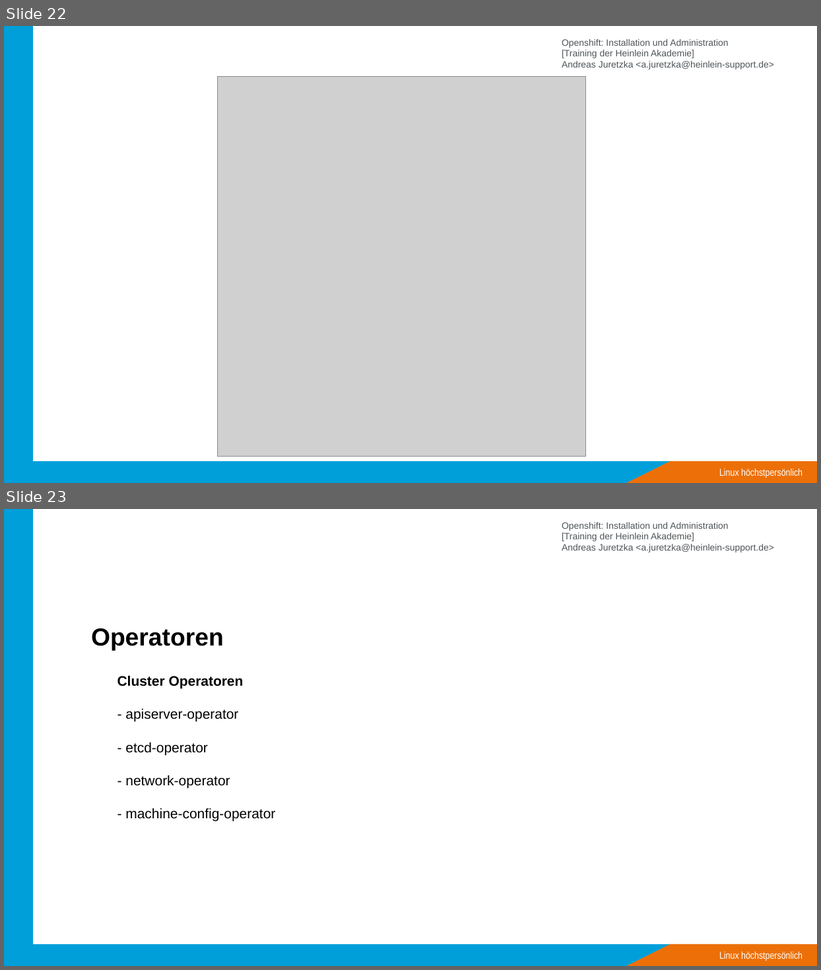
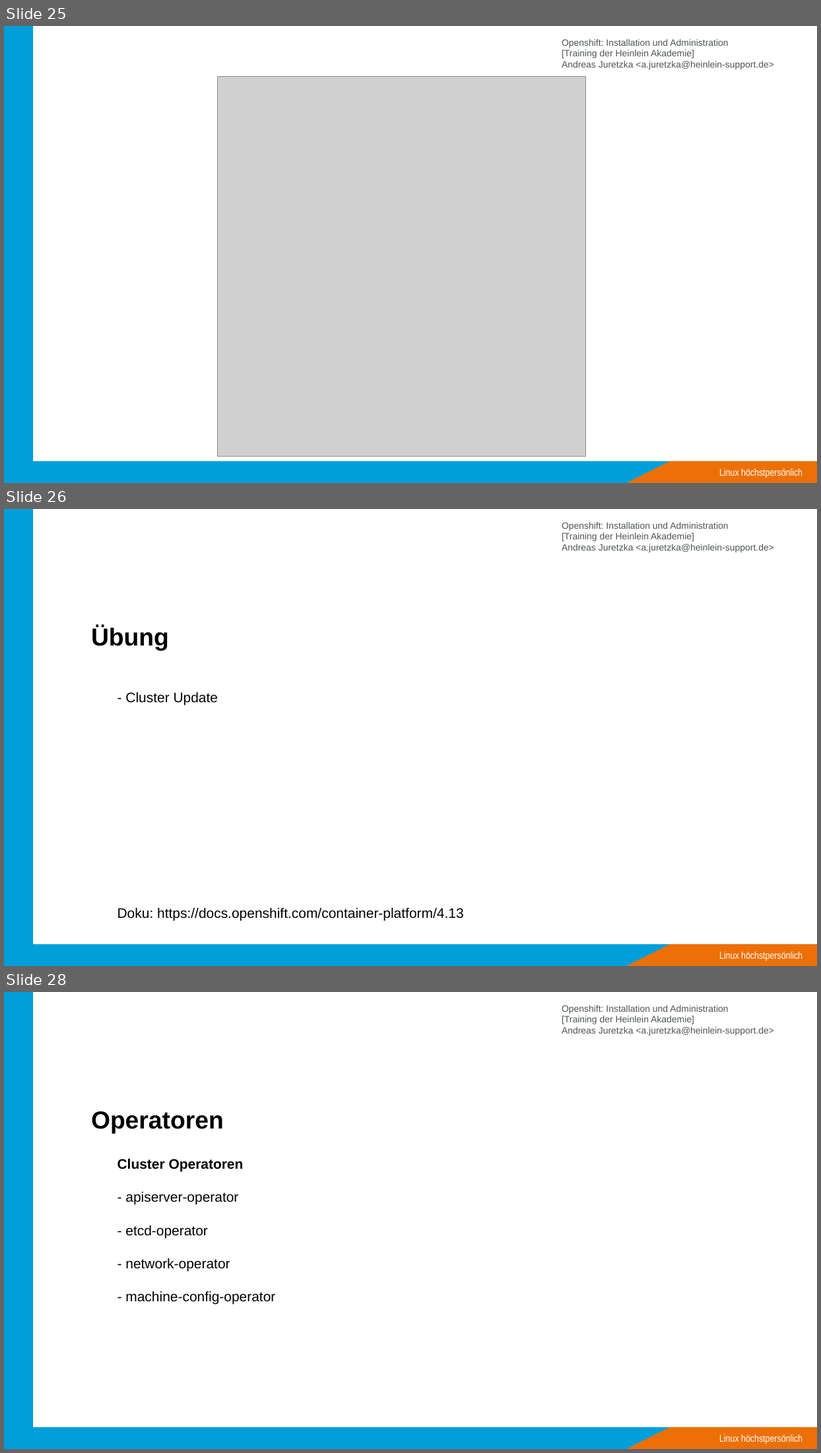
Before and after one commit to ajayten/openshift-kurs-folien, a slide deck: kurs-folien.odp. Shown one above the other, each under a label of ours: slides 22 and 23 before the commit, slides 25, 26 and 28 after it; the slides between them are not shown. The pictures are 821x970 and 821x1453 pixels, drawn with LibreOffice and Linux fonts; fonts in the diff are those of the drawing; grey boxes stand for pictures; background and template pictures are left out. Boxes give left, top, right and bottom in pixels: in the first picture for what was removed or moved away, otherwise in the second. Text is boxed around its words. In the diff, an @@ line names an element or a change of style, - is before the commit and + after.

```diff
--- a/kurs-folien.odp
+++ b/kurs-folien.odp
@@ slide 26 added at (4,509,817,966), background #FFFFFF; not listed: 5 template elements that a slide beside it also shows @@
@@ title added at (91,626,169,650), 32 pt, text #000000, bold @@
+Übung
@@ text added at (118,692,464,921), 18 pt, text #000000 @@
+- Cluster Update
+Doku: https://docs.openshift.com/container-platform/4.13
@@ what was slide 22 is now slide 25 @@
@@ what was slide 23 is now slide 28 @@
```
Also in this commit, not shown: 3 slides changed, 6 other slides added, 2 slides removed, 1 other file.
